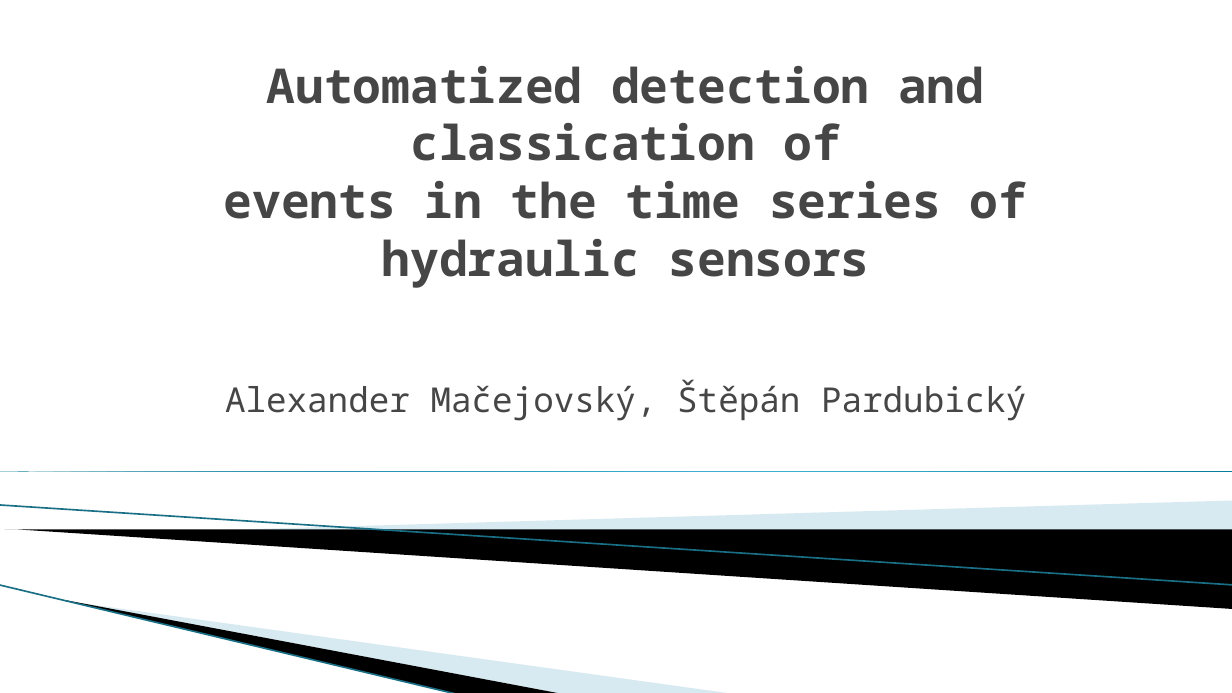
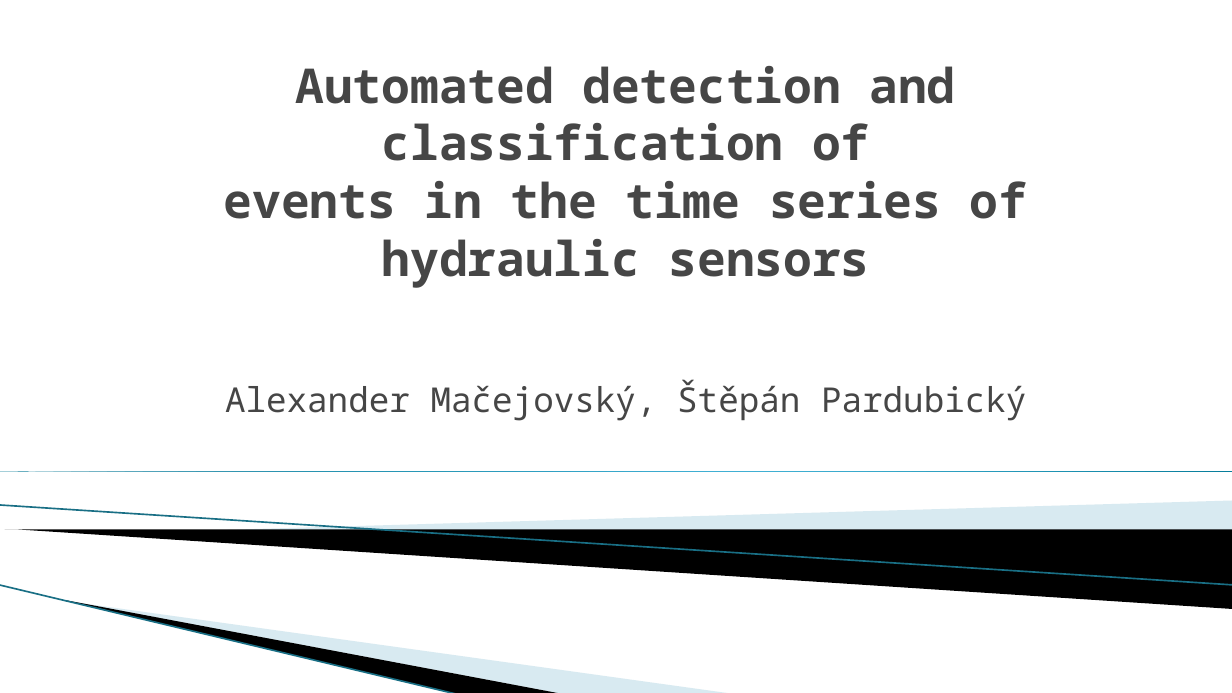
Before and after one commit to macejova/Ecox-seminar-project, a slide deck: slide 1 of prez/Macejovsky_Pardubicky_prez.pptx. Drawn at 1232x693 pixels with LibreOffice and Linux fonts; fonts in the diff are those of the drawing; background and template pictures are left out. Boxes give left, top, right and bottom in pixels: in the first picture for what was removed or moved away, otherwise in the second. Text is boxed around its words. In the diff, an @@ line names an element or a change of style, - is before the commit and + after.

```diff
--- a/prez/Macejovsky_Pardubicky_prez.pptx
+++ b/prez/Macejovsky_Pardubicky_prez.pptx
@@ title at (x1=224, y1=66, x2=1027, y2=288): text changed @@
-Automatized detection and classication of
-events in the time series of hydraulic sensors
+Automated detection and classification of
+events in the time series of hydraulic sensors
```
Also in this commit, not shown: 1 other slide changed.
